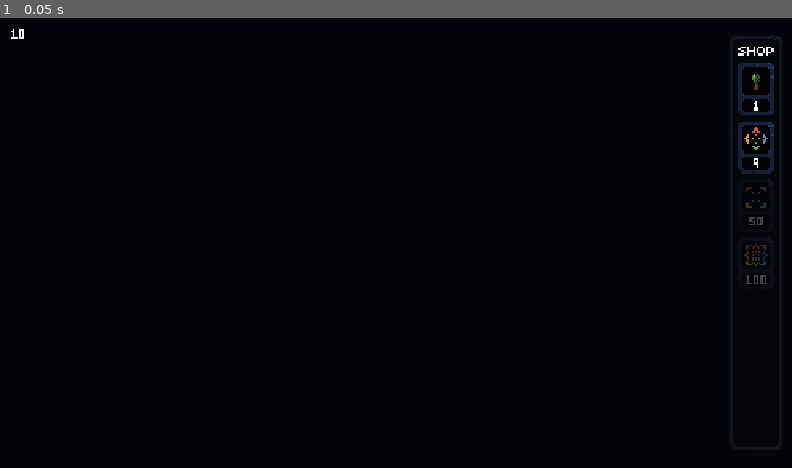
Above: before the commit, frame 1.
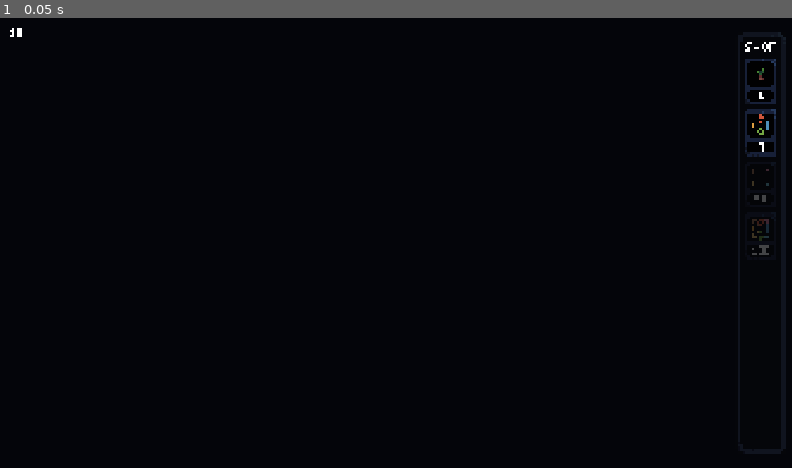
Above: after the commit, the same moment.

Repository: thomaslindstrom/factory-game
Game: Godot game, scene res://main.tscn
Two runs of this game, one before a commit and one after it. Both use one fixed random seed, a clock stepped at 60 frames per second and the inputs below.
Inputs:
- Up to frame 1 (0.05 s): no input

The runs differ from the first frame. In frame 1, 0.9% of the frame differs, in the area x 1-100%, y 2-60%.

Commit message:
Moer work

Diff:
--- a/game_viewport_camera.gd
+++ b/game_viewport_camera.gd
@@ -4,11 +4,12 @@
 @export_range(100.0, 1000.0, 100.0) var pan_speed: float = 400.0
 @export_range(0.1, 5.0, 0.1) var zoom_speed: float = 2.5
 @export_range(1.0, 20.0, 0.5) var zoom_lerp_speed: float = 12.0
+@export_range(0.01, 1.0, 0.01) var zoom_modifier_multiplier: float = 0.5
 @export var minimum_zoom: float = 1.0
 @export var maximum_zoom: float = 5.0
 
-var zoom_target: float = 5.0
-var display_zoom: float = 5.0
+var zoom_target: float = 6.0
+var display_zoom: float = 6.0
 
 var game_viewport: SubViewport
 var viewport_container: SubViewportContainer
@@ -41,16 +42,19 @@
 
 	var is_zoom_in_pressed: bool = Input.is_action_pressed("zoom_in")
 	var is_zoom_out_pressed: bool = Input.is_action_pressed("zoom_out")
+	var is_modifier_pressed: bool = Input.is_action_pressed("modifier")
+
 	var zoom_direction: float = 1.0 if is_zoom_in_pressed else -1.0 if is_zoom_out_pressed else 0.0
 	var is_zooming: bool = zoom_direction != 0.0
+	var modifier: float = zoom_modifier_multiplier if is_modifier_pressed else 1.0
 
 	if is_zooming:
-		zoom_target = clampf(zoom_target + zoom_direction * zoom_speed * delta, minimum_zoom, maximum_zoom)
+		zoom_target = clampf(zoom_target + zoom_direction * zoom_speed * modifier * delta, minimum_zoom, maximum_zoom)
 
 	var zoom_destination: float = zoom_target if is_zooming else clampf(roundf(zoom_target), minimum_zoom, maximum_zoom)
 
 	if not is_equal_approx(display_zoom, zoom_destination):
-		display_zoom = lerpf(display_zoom, zoom_destination, 1.0 - exp(-zoom_lerp_speed * delta))
+		display_zoom = lerpf(display_zoom, zoom_destination, 1.0 - exp(-zoom_lerp_speed * modifier * delta))
 
 		if not is_zooming and absf(display_zoom - zoom_destination) < 0.01:
 			display_zoom = zoom_destination
@@ -61,7 +65,7 @@
 	var direction: Vector2 = Input.get_vector("move_left", "move_right", "move_up", "move_down")
 
 	if direction != Vector2.ZERO:
-		position += direction * pan_speed * delta / display_zoom
+		position += direction * pan_speed * modifier * delta / display_zoom
 
 	if Input.is_action_just_pressed("tertiary"):
 		reset_position()
--- a/global.gd
+++ b/global.gd
@@ -1,7 +1,7 @@
 @tool
 extends Node
 
-var ui_scale: float = 3.0
+var ui_scale: float = 4.0
 var game_scale: float = 1.0
 
 ## Returns a banded smoothstep value between `start` and `end`, where values less than `start` or greater than `end` is 0.0, and 1.0 if the value is between `band_start` and `band_end`. For example: `smoothstep_band(0.2, 0.4, 0.6, 0.8, 0.9) = 0.0`, `smoothstep_band(0.2, 0.4, 0.6, 0.8, 0.5) = 1.0`
--- a/main.tscn
+++ b/main.tscn
@@ -138,13 +138,15 @@
 positional_shadow_atlas_quad_1 = 0
 positional_shadow_atlas_quad_2 = 0
 positional_shadow_atlas_quad_3 = 0
-size = Vector2i(1280, 720)
+size = Vector2i(1920, 1080)
 render_target_update_mode = 4
 
 [node name="Camera2D" type="Camera2D" parent="GameViewportContainer/GameViewport" unique_id=474031424]
 position_smoothing_enabled = true
 script = ExtResource("2_lquwl")
 pan_speed = 500.0
+zoom_modifier_multiplier = null
+maximum_zoom = 6.0
 
 [node name="Grid" type="Node2D" parent="GameViewportContainer/GameViewport" unique_id=810262040]
 position = Vector2(640, 360)
--- a/project.godot
+++ b/project.godot
@@ -22,8 +22,8 @@
 
 [display]
 
-window/size/viewport_width=1280
-window/size/viewport_height=720
+window/size/viewport_width=1920
+window/size/viewport_height=1080
 window/stretch/mode="canvas_items"
 window/stretch/aspect="expand"
 
@@ -80,6 +80,11 @@
 "events": [Object(InputEventKey,"resource_local_to_scene":false,"resource_name":"","device":-1,"window_id":0,"alt_press …(195 unchanged characters)…
 ]
 }
+modifier={
+"deadzone": 0.2,
+"events": [Object(InputEventKey,"resource_local_to_scene":false,"resource_name":"","device":-1,"window_id":0,"alt_pressed":false,"shift_pressed":false,"ctrl_pressed":false,"meta_pressed":false,"pressed":false,"keycode":0,"physical_keycode":4194325,"key_label":0,"unicode":0,"location":0,"echo":false,"script":null)
+]
+}
 
 [physics]
 
Binary file changed: sprites.aseprite
Binary file changed: sprites.png
